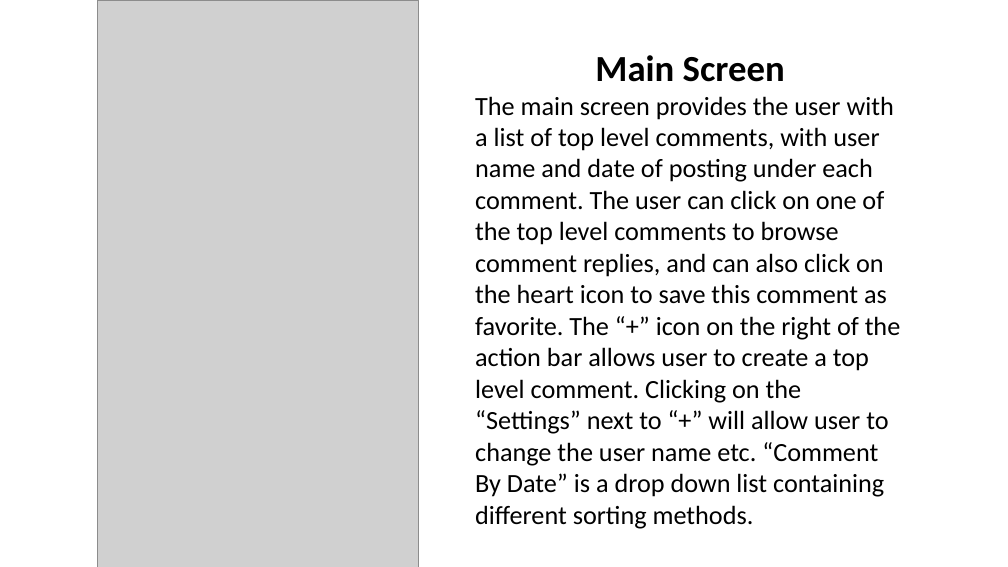
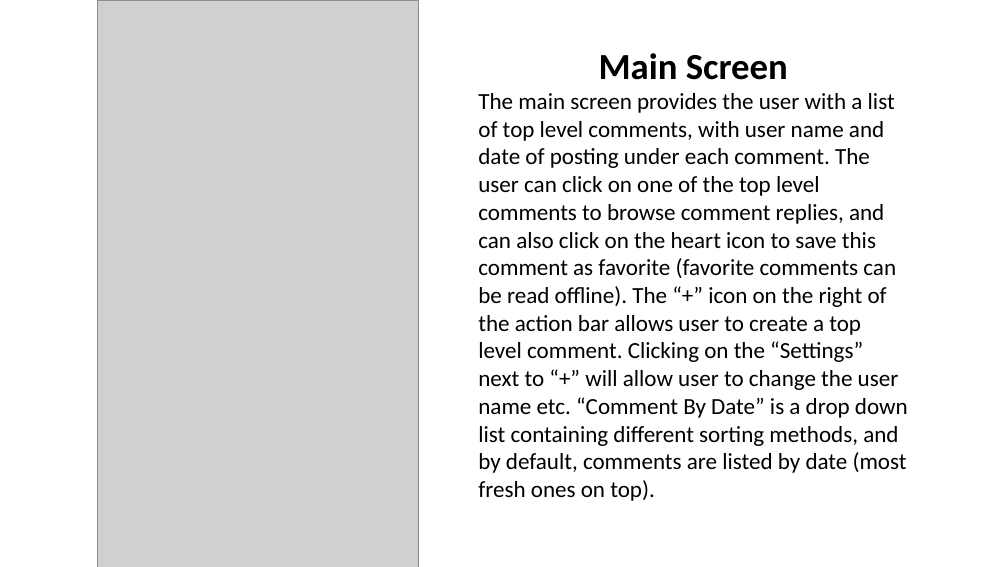
Before and after one commit to nyushko/Team04Project, a slide deck: slide 1 of doc/UImockup/Storybaord/Stroyboard.pptx. Drawn at 1008x567 pixels with LibreOffice and Linux fonts; fonts in the diff are those of the drawing; grey boxes stand for pictures. Boxes give left, top, right and bottom in pixels: in the first picture for what was removed or moved away, otherwise in the second. Text is boxed around its words. In the diff, an @@ line names an element or a change of style, - is before the commit and + after.

```diff
--- a/doc/UImockup/Storybaord/Stroyboard.pptx
+++ b/doc/UImockup/Storybaord/Stroyboard.pptx
@@ text at [478,93,908,501]: text changed; size 25 to 22 pt @@
-The main screen provides the user with a list of top level comments, with user name and date of posting under each comment. The user can click on one of the top level comments to browse comment replies, and can also click on the heart icon to save this comment as favorite. The “+” icon on the right of the action bar allows user to create a top level comment. Clicking on the “Settings” next to “+” will allow user to change the user name etc. “Comment By Date” is a drop down list containing different sorting methods.
+The main screen provides the user with a list of top level comments, with user name and date of posting under each comment. The user can click on one of the top level comments to browse comment replies, and can also click on the heart icon to save this comment as favorite (favorite comments can be read offline). The “+” icon on the right of the action bar allows user to create a top level comment. Clicking on the “Settings” next to “+” will allow user to change the user name etc. “Comment By Date” is a drop down list containing different sorting methods, and by default, comments are listed by date (most fresh ones on top).
```
Also in this commit, not shown: 5 other slides changed, 3 slides added, 1 other file.
